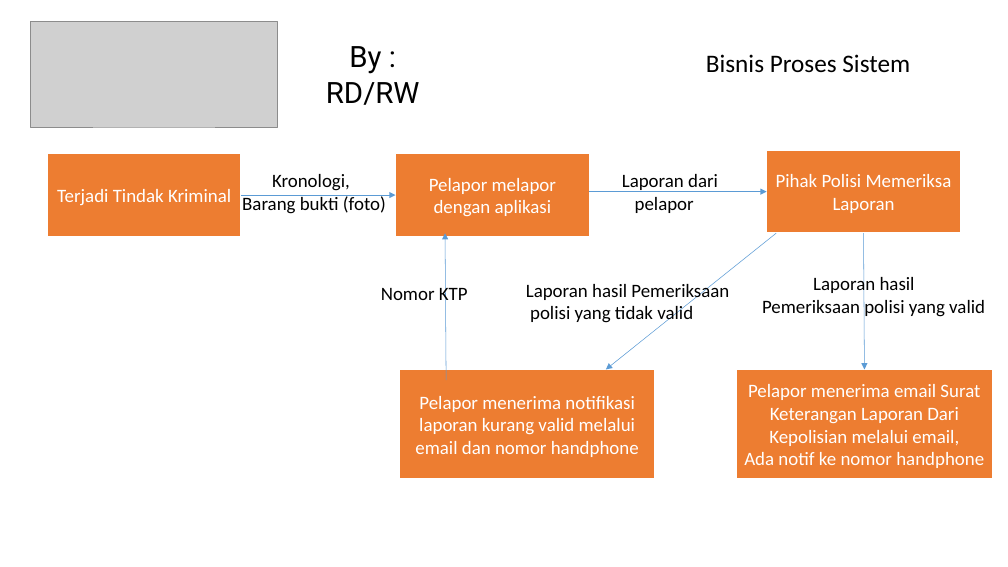
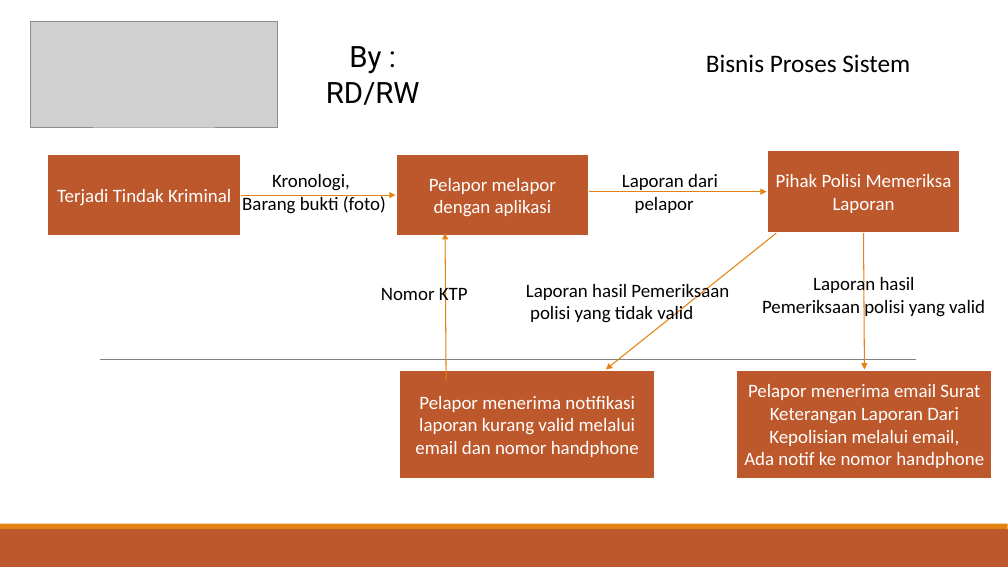
Before and after one commit to riskaamalia/hackathon_merdeka, a slide deck: slide 4 of bisnis proses.pptx. Drawn at 1008x567 pixels with LibreOffice and Linux fonts; fonts in the diff are those of the drawing; grey boxes stand for pictures. Boxes give left, top, right and bottom in pixels: in the first picture for what was removed or moved away, otherwise in the second. Text is boxed around its words. In the diff, an @@ line names an element or a change of style, - is before the commit and + after.

```diff
--- a/bisnis proses.pptx
+++ b/bisnis proses.pptx
@@ arrow (241, 195) - (395, 195): stroke #5B9BD5 0.5 pt to #E48312 1 pt @@
@@ arrow (590, 192) - (767, 192): stroke #5B9BD5 0.5 pt to #E48312 1 pt @@
@@ arrow (446, 380) - (445, 233): stroke #5B9BD5 0.5 pt to #E48312 1 pt @@
@@ arrow (777, 233) - (606, 370): stroke #5B9BD5 0.5 pt to #E48312 1 pt @@
@@ arrow (864, 233) - (864, 370): stroke #5B9BD5 0.5 pt to #E48312 1 pt @@
@@ line added from (100, 359) to (917, 359), #808080 0.5 pt @@
@@ fill #ED7D31 to #BD582C; outline #FFFFFF 1.5 pt to #FFFFFF 2 pt in 5 elements at [48, 154, 241, 237], [395, 154, 589, 237], [767, 150, 960, 234], [737, 370, 992, 479], [399, 370, 655, 479] @@
@@ rectangle added at [0, 529, 1008, 567], fill #BD582C @@
@@ rectangle added at [0, 524, 1008, 529], fill #E48312 @@
```
Also in this commit, not shown: 6 other slides changed, 21 other files.
